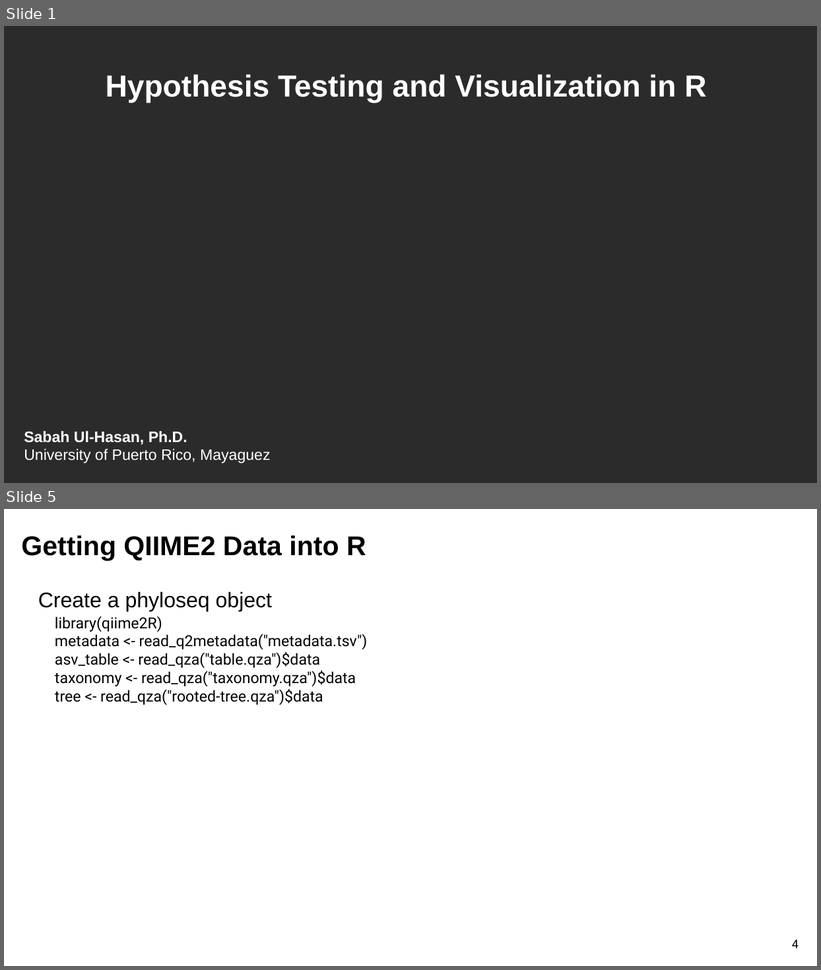
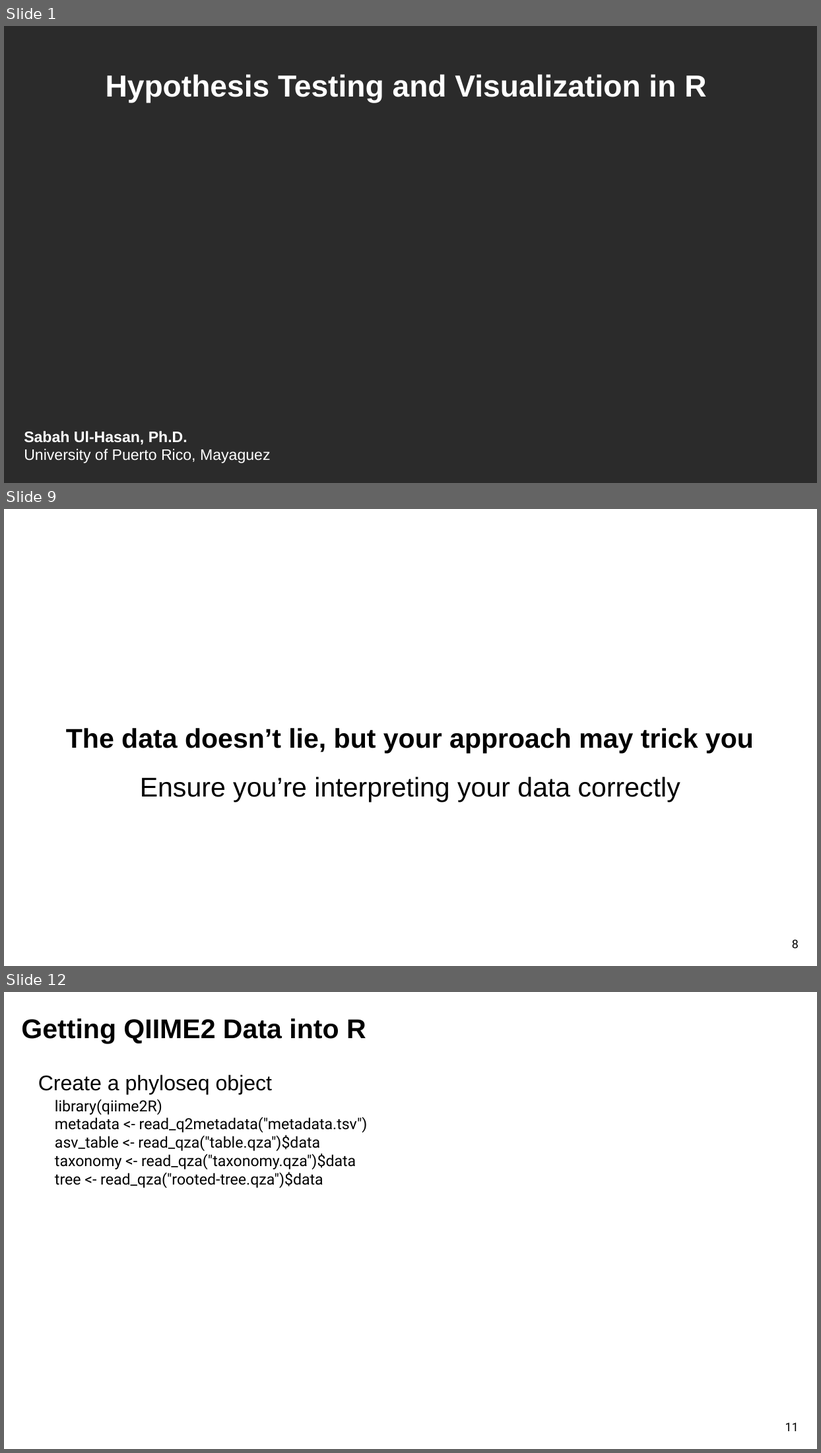
Before and after one commit to sabahzero/UPRM_QIIME2workshop, a slide deck: lectures/Lecture3_UlHasan.pptx. Shown one above the other, each under a label of ours: slides 1 and 5 before the commit, slides 1, 9 and 12 after it; the slides between them are not shown. The pictures are 821x970 and 821x1453 pixels, drawn with LibreOffice and Linux fonts; fonts in the diff are those of the drawing; background and template pictures are left out; a plain dark background stands for a picture behind light text. Boxes give left, top, right and bottom in pixels: in the first picture for what was removed or moved away, otherwise in the second. Text is boxed around its words. In the diff, an @@ line names an element or a change of style, - is before the commit and + after.

```diff
--- a/lectures/Lecture3_UlHasan.pptx
+++ b/lectures/Lecture3_UlHasan.pptx
@@ slide 9 added at (x1=4, y1=509, x2=817, y2=966), background #FFFFFF @@
@@ text added at (x1=66, y1=728, x2=754, y2=803), 32 pt, text #000000, bold @@
+The data doesn’t lie, but your approach may trick you
+Ensure you’re interpreting your data correctly
@@ page number added at (x1=792, y1=940, x2=799, y2=949), 14 pt, text #000000 @@
+8
@@ what was slide 5 is now slide 12 @@
@@ page number at (x1=785, y1=1423, x2=799, y2=1432): text changed @@
-4
+11
```
Also in this commit, not shown: 4 slides changed, 8 other slides added, 2 slides removed, 2 other files.
